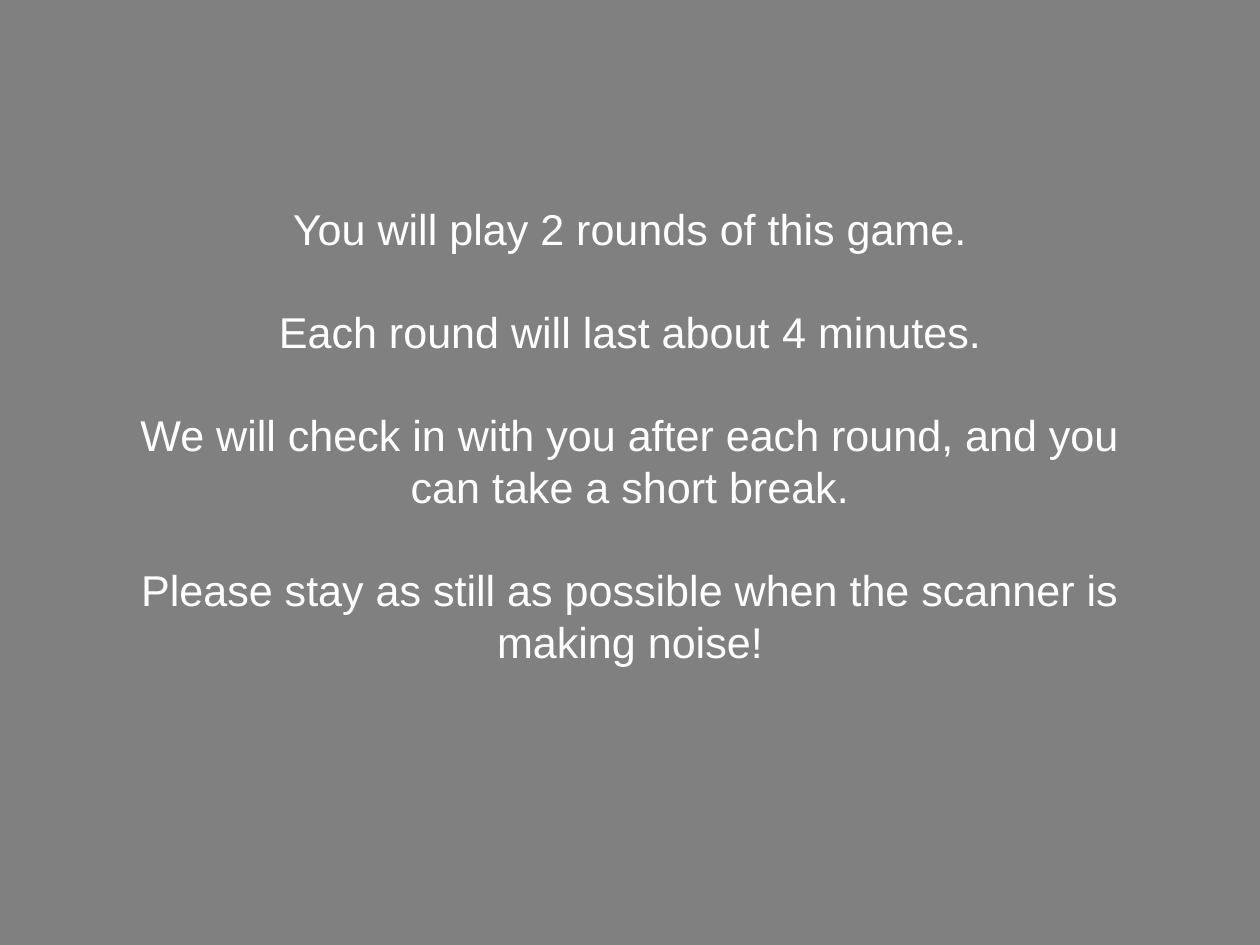
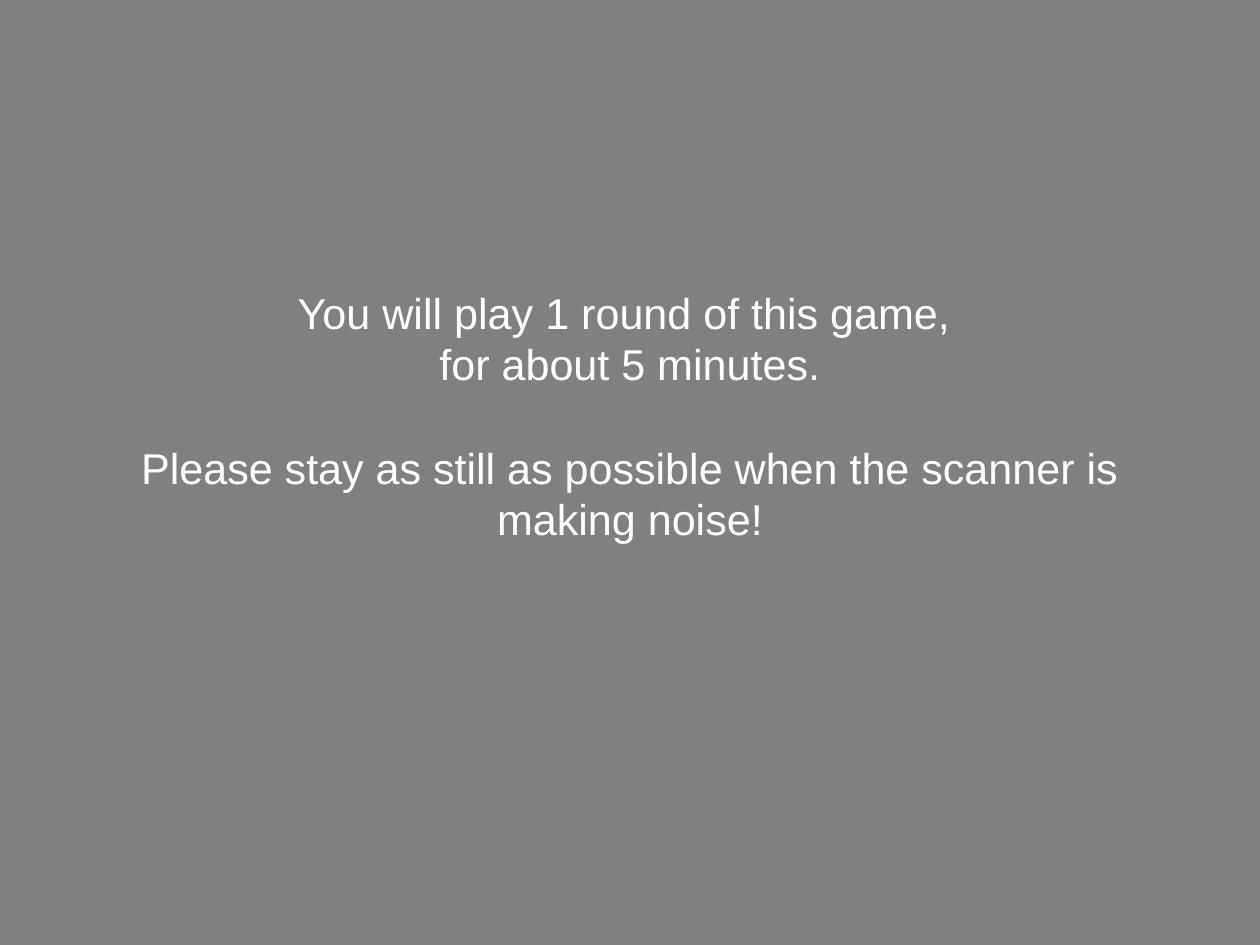
Before and after one commit to NatalieBiderman/Categories_fMRI_MTurk, a slide deck: slide 18 of static/Tools/fMRIDirections.pptx. Drawn at 1260x945 pixels with LibreOffice and Linux fonts; fonts in the diff are those of the drawing. Boxes give left, top, right and bottom in pixels: in the first picture for what was removed or moved away, otherwise in the second. Text is boxed around its words. In the diff, an @@ line names an element or a change of style, - is before the commit and + after.

```diff
--- a/static/Tools/fMRIDirections.pptx
+++ b/static/Tools/fMRIDirections.pptx
@@ subtitle "You will play 1 round ...": place and size @@
-subtitle "You will play 1 round ..." at (140,214,1118,667)
+subtitle "You will play 1 round ..." at (141,298,1118,544)
@@ subtitle at (298,298,950,381): text changed @@
-You will play 2 rounds of this game.
-Each round will last about 4 minutes.
-We will check in with you after each round, and you can take a short break.
+You will play 1 round of this game,
+for about 5 minutes.
```
Also in this commit, not shown: 5 other slides changed, 11 other files.
